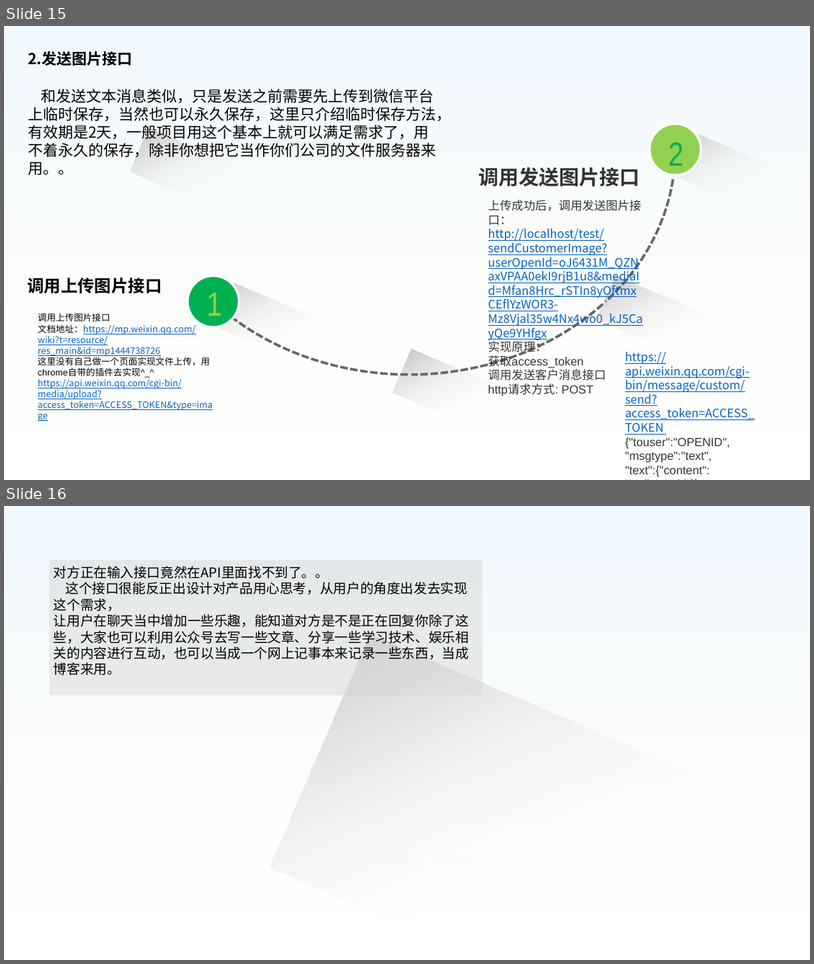
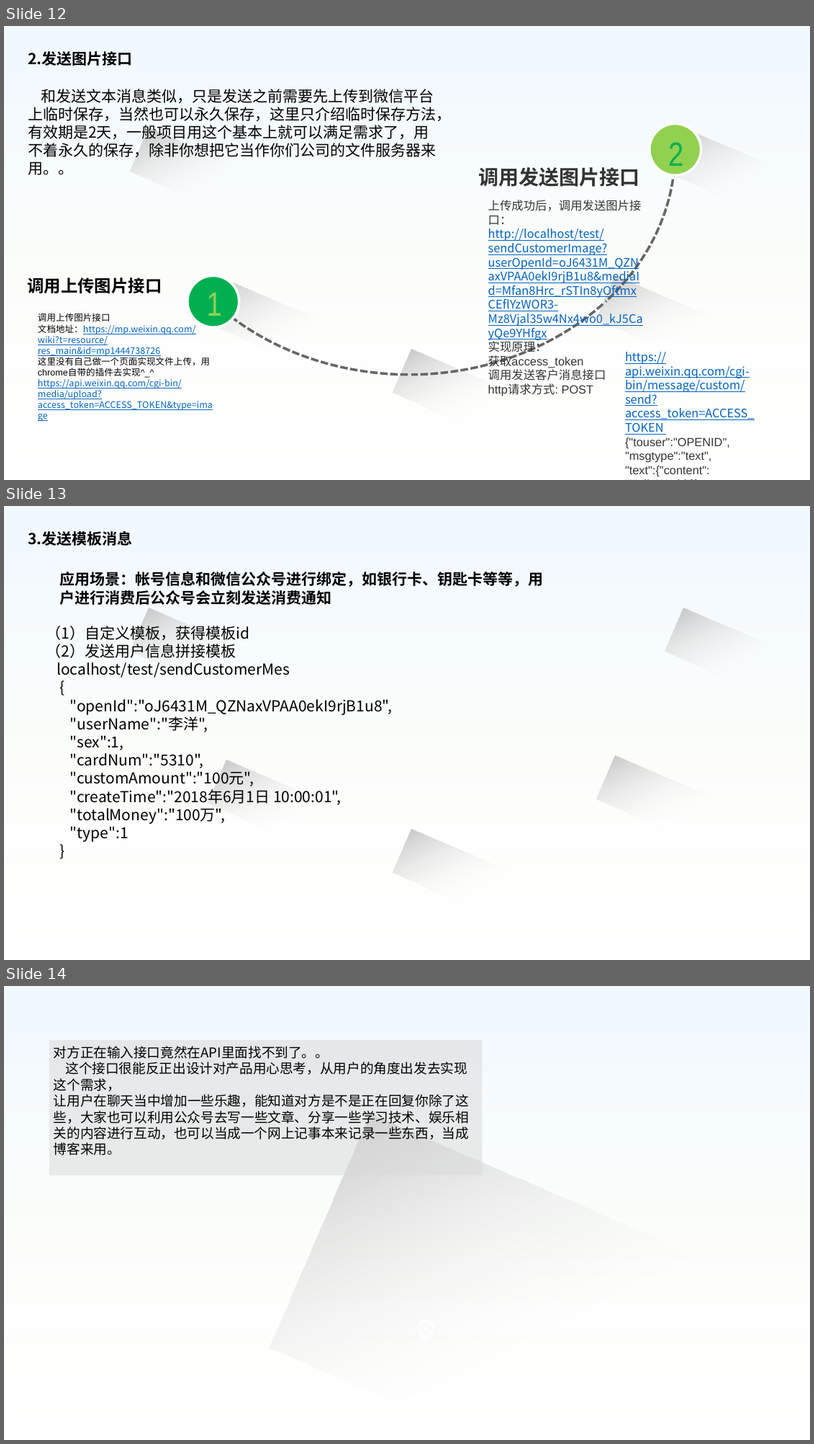
Before and after one commit to liyang1900/test, a slide deck: 微信公众号.pptx. Shown one above the other, each under a label of ours: slides 15 and 16 before the commit, slides 12, 13 and 14 after it. The pictures are 814x964 and 814x1444 pixels, drawn with LibreOffice and Linux fonts; fonts in the diff are those of the drawing. Boxes give left, top, right and bottom in pixels: in the first picture for what was removed or moved away, otherwise in the second. Text is boxed around its words. In the diff, an @@ line names an element or a change of style, - is before the commit and + after.

```diff
--- a/微信公众号.pptx
+++ b/微信公众号.pptx
@@ slide 13 added at box(4, 506, 810, 960), background #FFFFFF; not listed: 1 template element that a slide beside it also shows @@
@@ text added at box(28, 531, 132, 546), 18 pt, text #000000, bold @@
+3.发送模板消息
@@ text added at box(60, 572, 544, 605), 18 pt, text #000000, bold @@
+应用场景：帐号信息和微信公众号进行绑定，如银行卡、钥匙卡等等，用户进行消费后公众号会立刻发送消费通知
@@ rectangle added at box(131, 608, 302, 717), fill gradient #23A9FF to #BFBFBF to #FFFFFF @@
@@ rectangle added at box(666, 608, 810, 717), fill gradient #23A9FF to #BFBFBF to #FFFFFF @@
@@ text added at box(46, 626, 392, 842), 18 pt, text #000000 @@
+（1）自定义模板，获得模板id
+（2）发送用户信息拼接模板
+localhost/test/sendCustomerMes
+{
+"openId":"oJ6431M_QZNaxVPAA0ekI9rjB1u8",
+"userName":"李洋",
+"sex":1,
+"cardNum":"5310",
+"customAmount":"100元",
+"createTime":"2018年6月1日 10:00:01",
+"totalMoney":"100万",
+"type":1
+}
@@ rectangle added at box(208, 760, 380, 869), fill gradient #23A9FF to #BFBFBF to #FFFFFF @@
@@ rectangle added at box(597, 756, 768, 865), fill gradient #23A9FF to #BFBFBF to #FFFFFF @@
@@ rectangle added at box(394, 829, 565, 938), fill gradient #23A9FF to #BFBFBF to #FFFFFF @@
@@ what was slide 15 is now slide 12 @@
@@ what was slide 16 is now slide 14 @@
```
Also in this commit, not shown: 4 slides changed, 3 slides removed.
